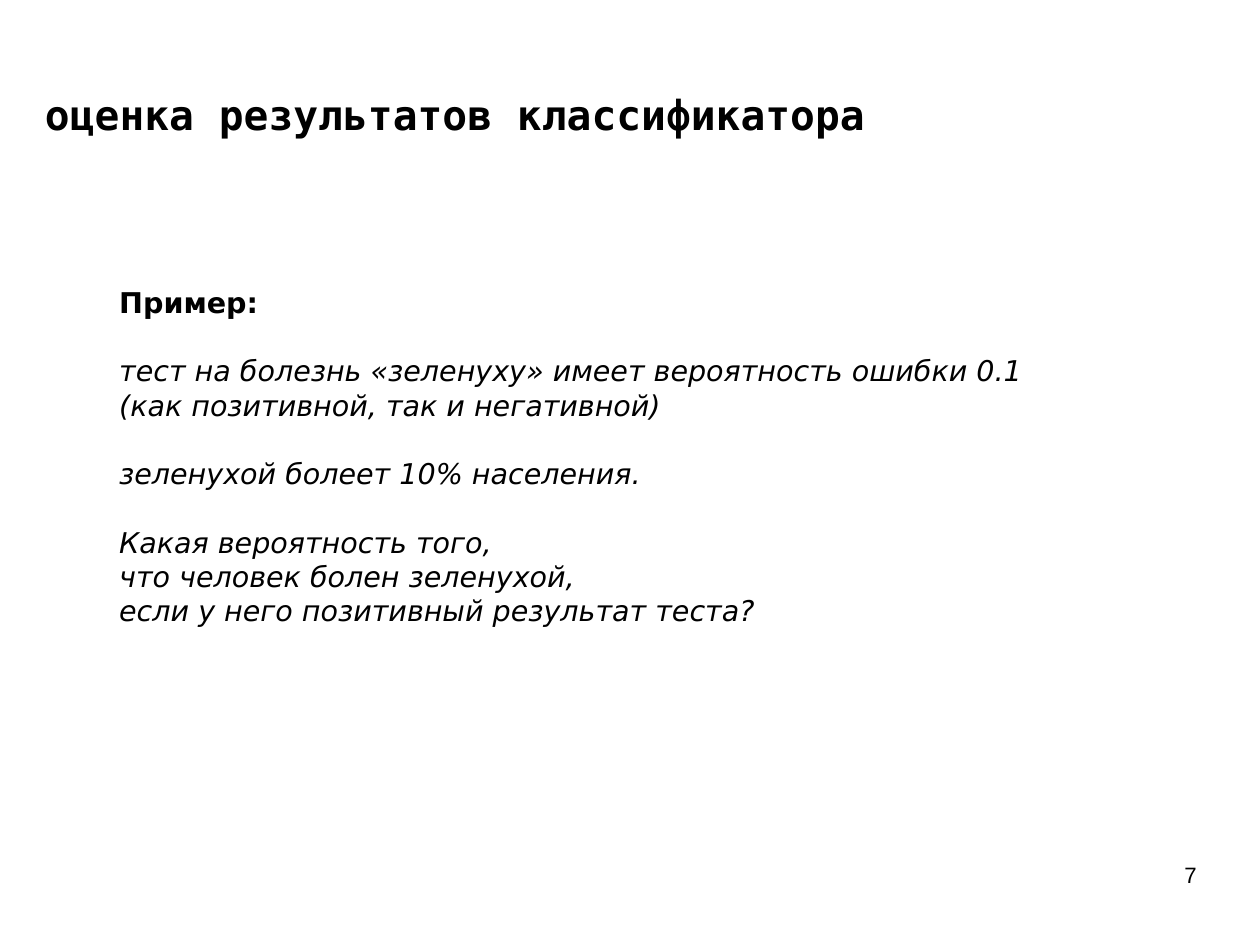
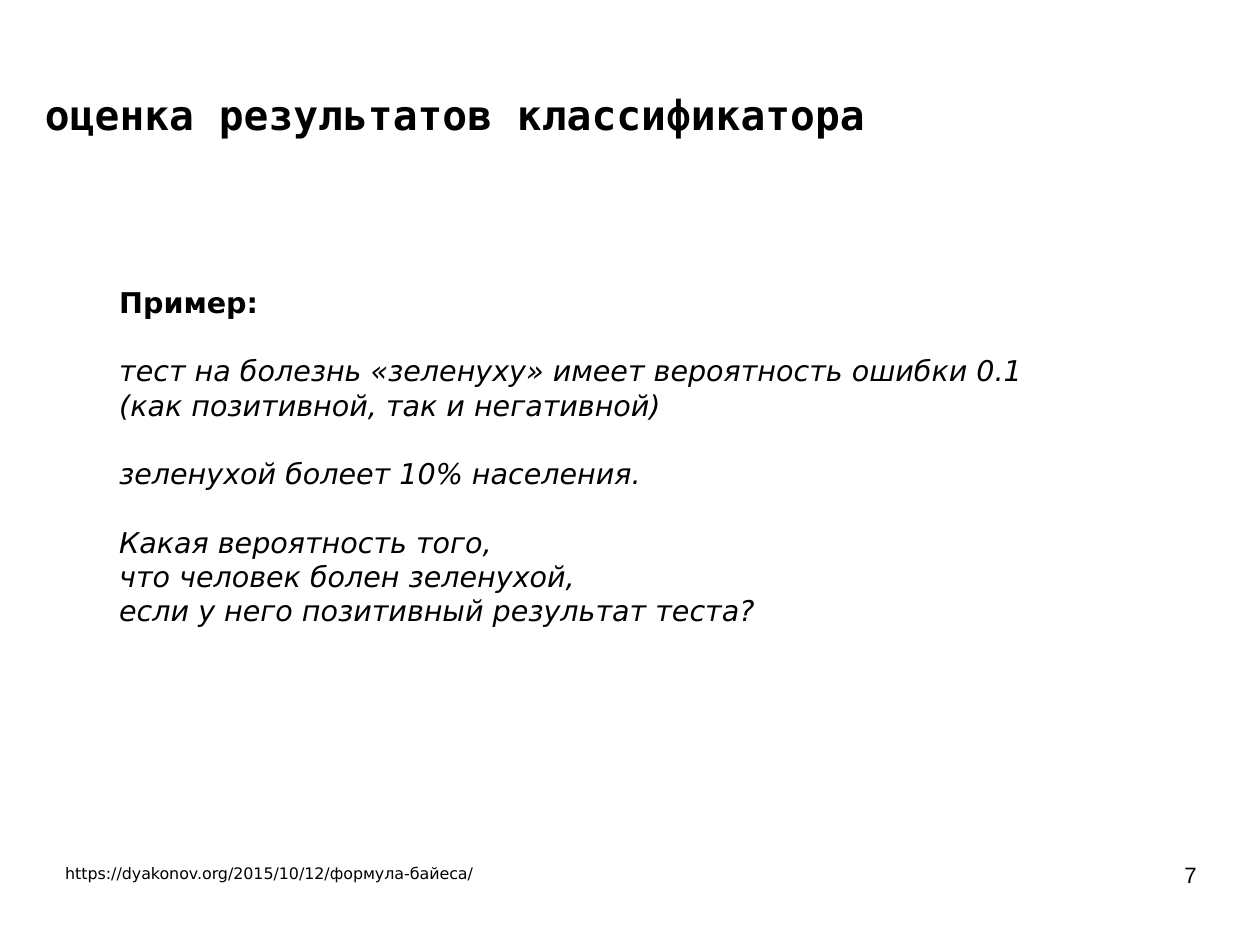
Before and after one commit to mechanoid5/ml_lectorium_legacy, a slide deck: slide 7 of 06-roc-auc.odp. Drawn at 1260x945 pixels with LibreOffice and Linux fonts; fonts in the diff are those of the drawing; background and template pictures are left out. Boxes give left, top, right and bottom in pixels: in the first picture for what was removed or moved away, otherwise in the second. Text is boxed around its words. In the diff, an @@ line names an element or a change of style, - is before the commit and + after.

```diff
--- a/06-roc-auc.odp
+++ b/06-roc-auc.odp
@@ text added at [65, 866, 473, 883], 10 pt, text #000000 @@
+https://dyakonov.org/2015/10/12/формула-байеса/
```
Also in this commit, not shown: 7 other slides changed, 8 slides added, 3 other files.
